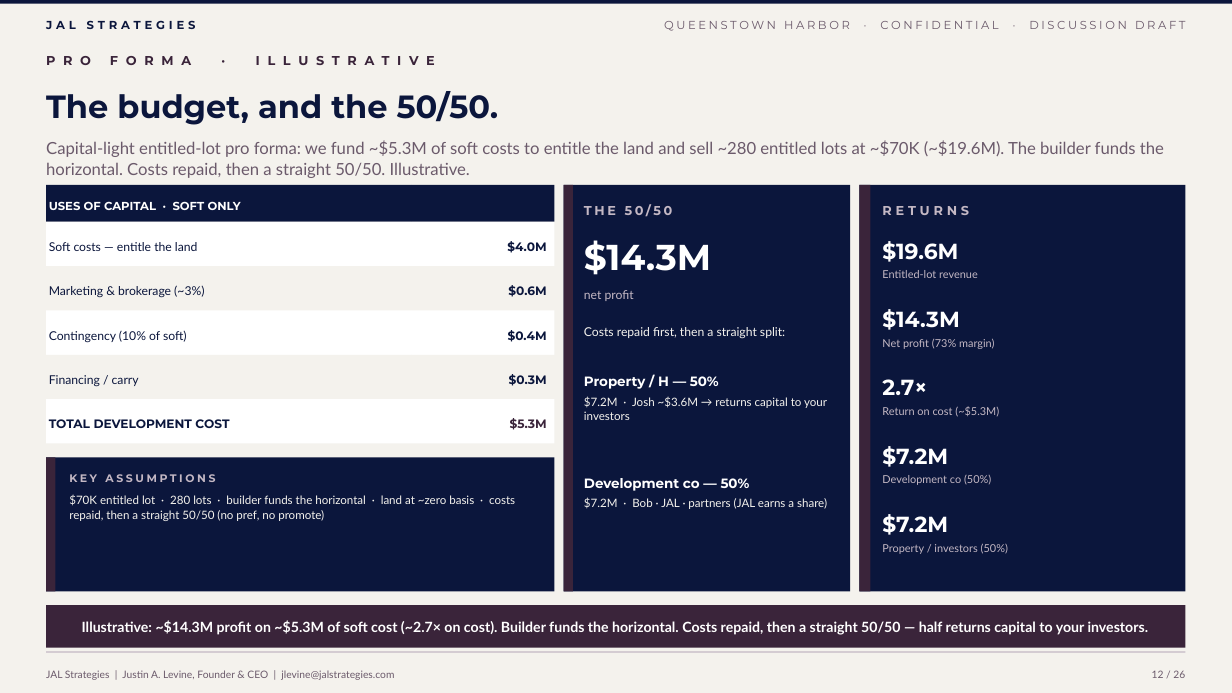
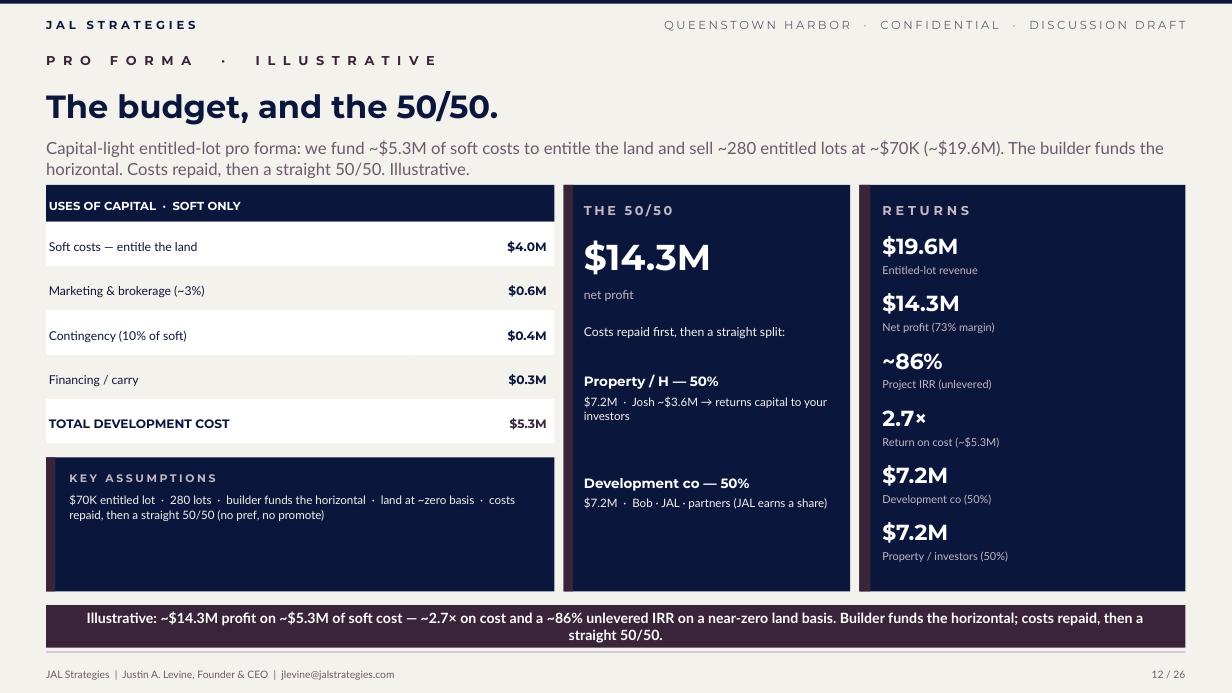
Before and after one commit to jlevine711/Apex, a slide deck: slide 12 of JAL_Queenstown_Harbor_Proposal.pptx. Drawn at 1232x693 pixels with LibreOffice and Linux fonts; fonts in the diff are those of the drawing. Boxes give left, top, right and bottom in pixels: in the first picture for what was removed or moved away, otherwise in the second. Text is boxed around its words. In the diff, an @@ line names an element or a change of style, - is before the commit and + after.

```diff
--- a/JAL_Queenstown_Harbor_Proposal.pptx
+++ b/JAL_Queenstown_Harbor_Proposal.pptx
@@ text "$19.6M" moved from (x1=882, y1=241, x2=958, y2=262) to (x1=882, y1=236, x2=958, y2=257) @@
@@ text "Entitled-lot revenue" moved from (x1=882, y1=270, x2=978, y2=278) to (x1=882, y1=266, x2=978, y2=274) @@
@@ text "$14.3M" moved from (x1=882, y1=309, x2=959, y2=330) to (x1=882, y1=293, x2=959, y2=314) @@
@@ text "Net profit (73% margin)" moved from (x1=882, y1=339, x2=994, y2=349) to (x1=882, y1=323, x2=994, y2=333) @@
@@ text added at (x1=882, y1=353, x2=942, y2=370), 17 pt, text #FFFFFF, bold @@
+~86%
@@ text added at (x1=882, y1=380, x2=992, y2=390), 8.5 pt, text #C4B8C4 @@
+Project IRR (unlevered)
@@ text "2.7×" moved from (x1=882, y1=379, x2=927, y2=395) to (x1=882, y1=410, x2=927, y2=426) @@
@@ text "Return on cost (~$5.3M)" moved from (x1=882, y1=406, x2=999, y2=417) to (x1=882, y1=437, x2=999, y2=448) @@
@@ text "$7.2M" moved from (x1=882, y1=514, x2=948, y2=535) to (x1=882, y1=465, x2=948, y2=486) @@
@@ text "Development co (50%)" moved from (x1=882, y1=475, x2=991, y2=485) to (x1=882, y1=495, x2=991, y2=505) @@
@@ text "$7.2M" moved from (x1=882, y1=446, x2=948, y2=467) to (x1=882, y1=522, x2=948, y2=543) @@
@@ text "Property / investors (50%)" moved from (x1=882, y1=544, x2=1008, y2=554) to (x1=882, y1=552, x2=1008, y2=562) @@
@@ text at (x1=87, y1=611, x2=1143, y2=643): text changed @@
-Illustrative: ~$14.3M profit on ~$5.3M of soft cost (~2.7× on cost). Builder funds the horizontal. Costs repaid, then a straight 50/50 — half returns capital to your investors.
+Illustrative: ~$14.3M profit on ~$5.3M of soft cost — ~2.7× on cost and a ~86% unlevered IRR on a near-zero land basis. Builder funds the horizontal; costs repaid, then a straight 50/50.
```
Also in this commit, not shown: 1 other slide changed, 2 other files.
